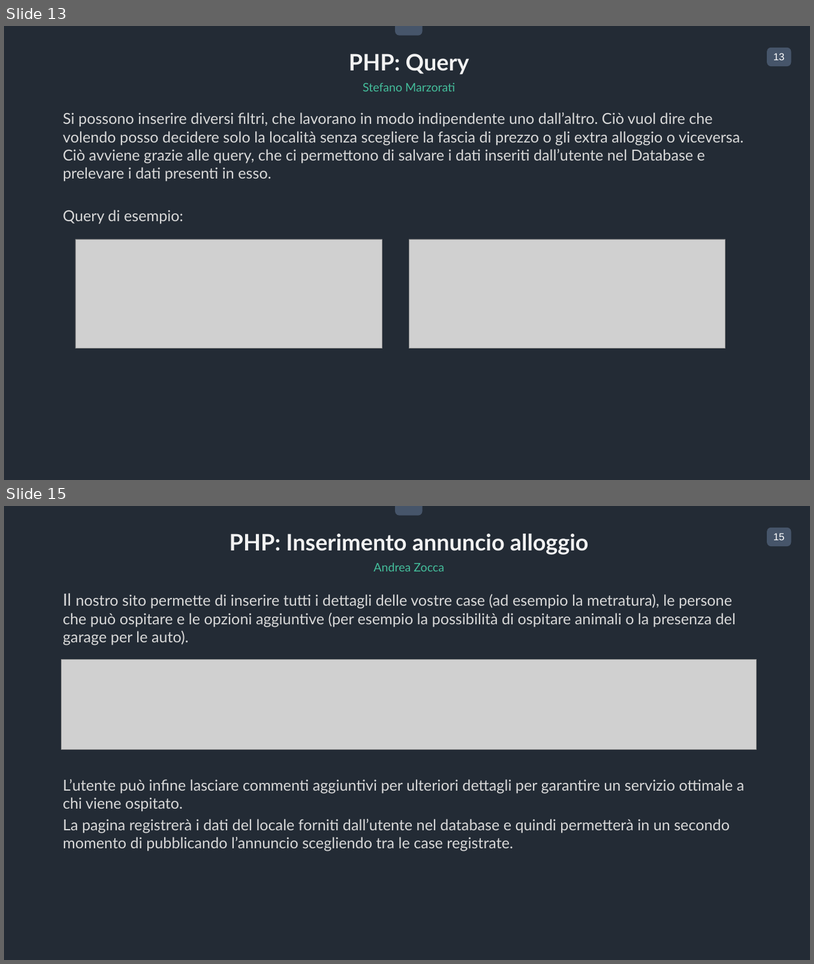
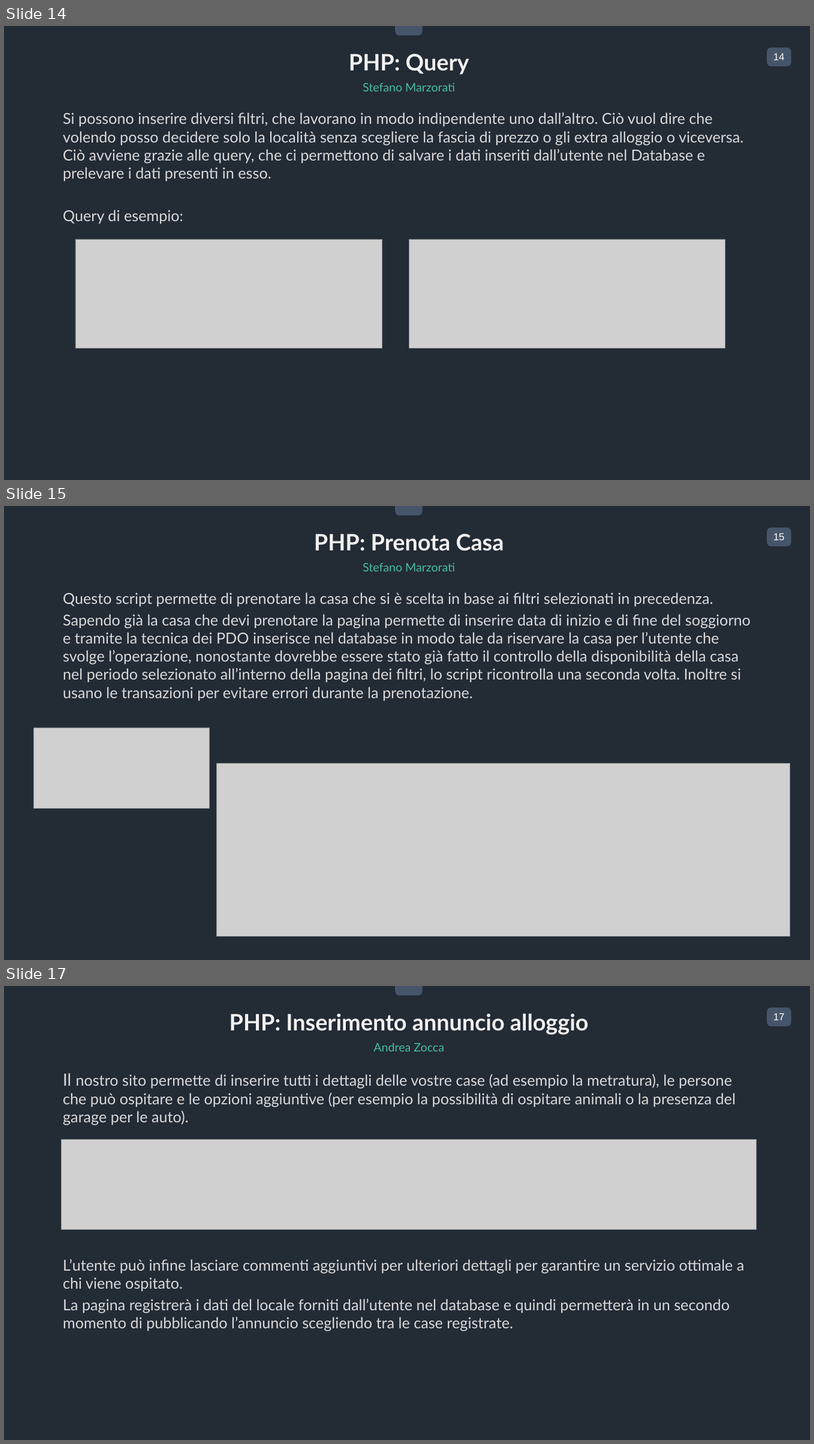
Before and after one commit to fornaroale/FastHome, a slide deck: Deliverable/Presentazione Ufficiale.pptx. Shown one above the other, each under a label of ours: slides 13 and 15 before the commit, slides 14, 15 and 17 after it; the slides between them are not shown. The pictures are 814x964 and 814x1444 pixels, drawn with LibreOffice and Linux fonts; fonts in the diff are those of the drawing; grey boxes stand for pictures. Boxes give left, top, right and bottom in pixels: in the first picture for what was removed or moved away, otherwise in the second. Text is boxed around its words. In the diff, an @@ line names an element or a change of style, - is before the commit and + after.

```diff
--- a/Deliverable/Presentazione Ufficiale.pptx
+++ b/Deliverable/Presentazione Ufficiale.pptx
@@ slide 15 added at bbox=[4, 506, 810, 960], background #232A35; not listed: 3 template elements that a slide beside it also shows @@
@@ text added at bbox=[314, 534, 504, 551], 54 pt, text #F2F2F2, bold @@
+PHP: Prenota Casa
@@ text added at bbox=[363, 563, 455, 571], 28 pt, text #44BE9B @@
+Stefano Marzorati
@@ text added at bbox=[63, 592, 751, 700], 36 pt, text #D9D9D9 @@
+Questo script permette di prenotare la casa che si è scelta in base ai filtri selezionati in precedenza.
+Sapendo già la casa che devi prenotare la pagina permette di inserire data di inizio e di fine del soggiorno e tramite la tecnica dei PDO inserisce nel database in modo tale da riservare la casa per l’utente che svolge l’operazione, nonostante dovrebbe essere stato già fatto il controllo della disponibilità della casa nel periodo selezionato all’interno della pagina dei filtri, lo script ricontrolla una seconda volta. Inoltre si usano le transazioni per evitare errori durante la prenotazione.
@@ picture added at bbox=[33, 727, 210, 808] @@
@@ picture added at bbox=[217, 763, 790, 936] @@
@@ what was slide 13 is now slide 14 @@
@@ page number at bbox=[774, 53, 785, 60]: text changed @@
-13
+14
@@ what was slide 15 is now slide 17 @@
@@ page number at bbox=[774, 1013, 785, 1020]: text changed @@
-15
+17
```
Also in this commit, not shown: 4 slides changed, 2 other slides added, 1 slide removed.
